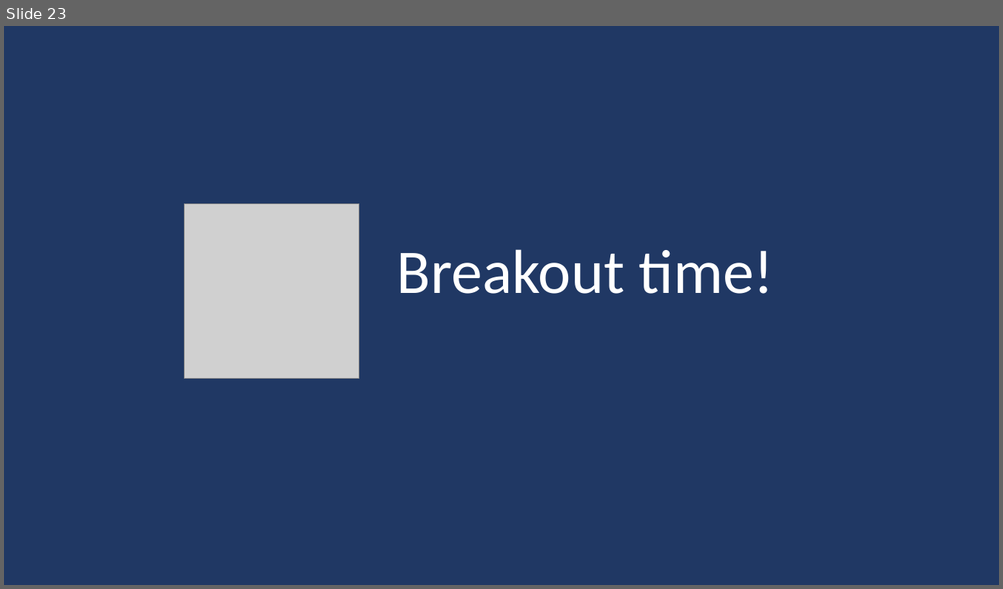
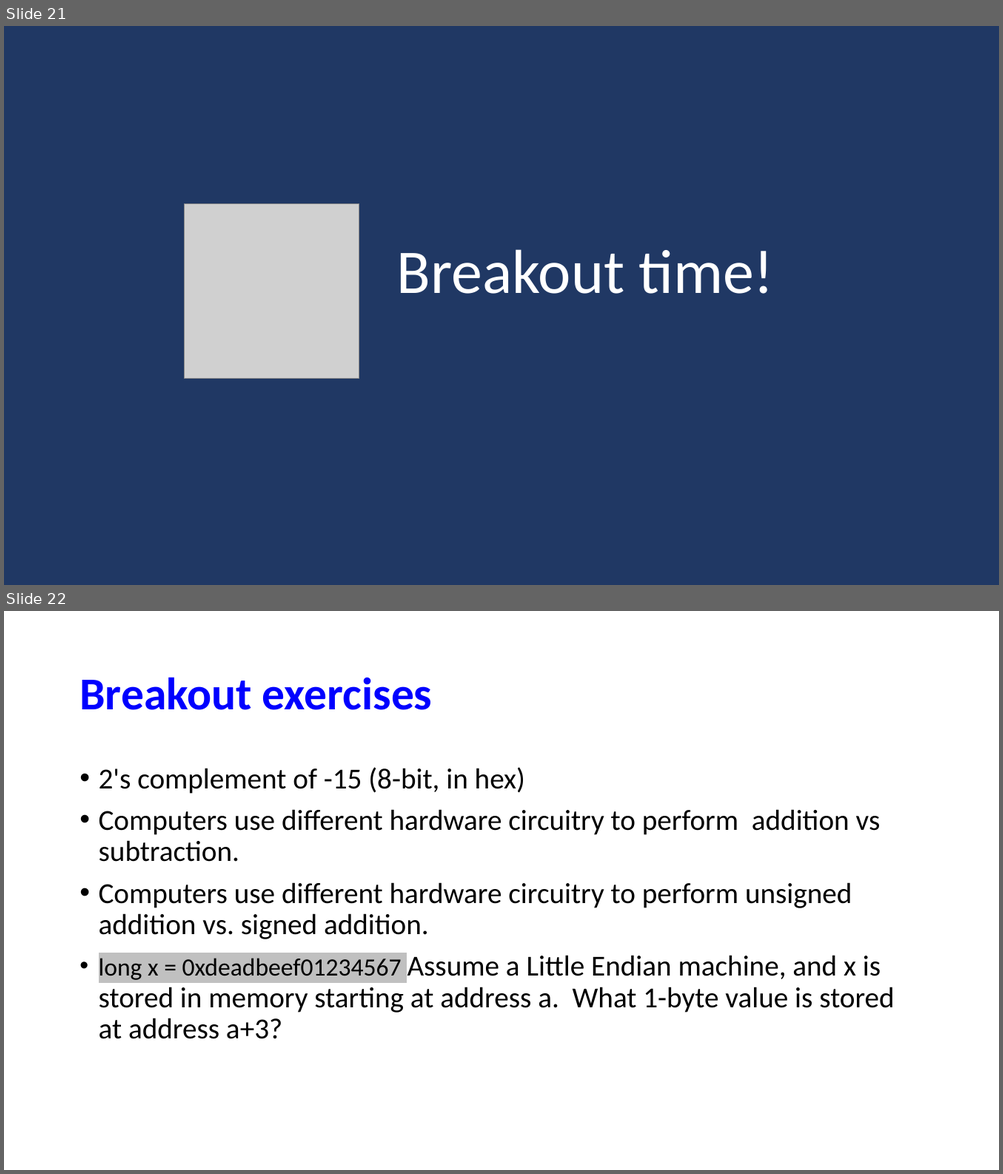
Before and after one commit to NYU-CSO/nyu-cso.github.io, a slide deck: notes/02-bits_bytes_int_cont.pptx. Shown one above the other, each under a label of ours: slide 23 before the commit, slides 21 and 22 after it. The pictures are 1003x589 and 1003x1174 pixels, drawn with LibreOffice and Linux fonts; fonts in the diff are those of the drawing; grey boxes stand for pictures. Boxes give left, top, right and bottom in pixels: in the first picture for what was removed or moved away, otherwise in the second. Text is boxed around its words. In the diff, an @@ line names an element or a change of style, - is before the commit and + after.

```diff
--- a/notes/02-bits_bytes_int_cont.pptx
+++ b/notes/02-bits_bytes_int_cont.pptx
@@ slide 22 added at (4, 611, 999, 1170), background #FFFFFF @@
@@ title added at (79, 677, 432, 710), 44 pt, text #0000FF, bold @@
+Breakout exercises
@@ text added at (99, 767, 893, 1039), 28 pt, text #000000 @@
+• 2's complement of -15 (8-bit, in hex)
+• Computers use different hardware circuitry to perform addition vs subtraction.
+• Computers use different hardware circuitry to perform unsigned addition vs. signed addition.
+• long x = 0xdeadbeef01234567 Assume a Little Endian machine, and x is stored in memory starting at address a. What 1-byte value is stored at address a+3?
@@ what was slide 23 is now slide 21 @@
```
Also in this commit, not shown: 15 slides changed, 27 other slides added, 4 slides removed, 2 other files.
